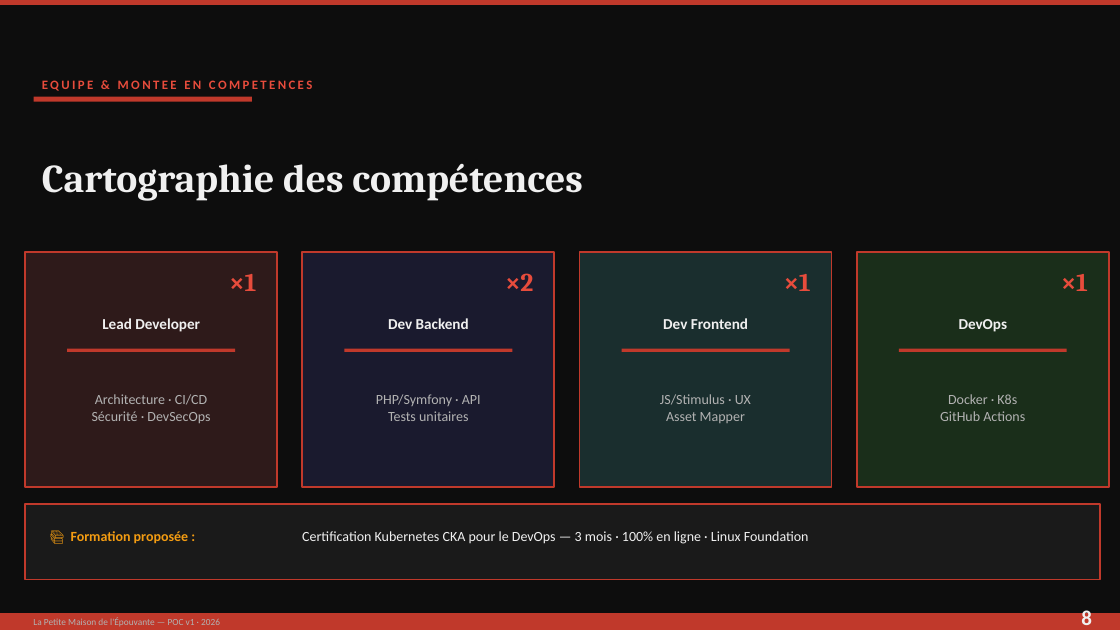
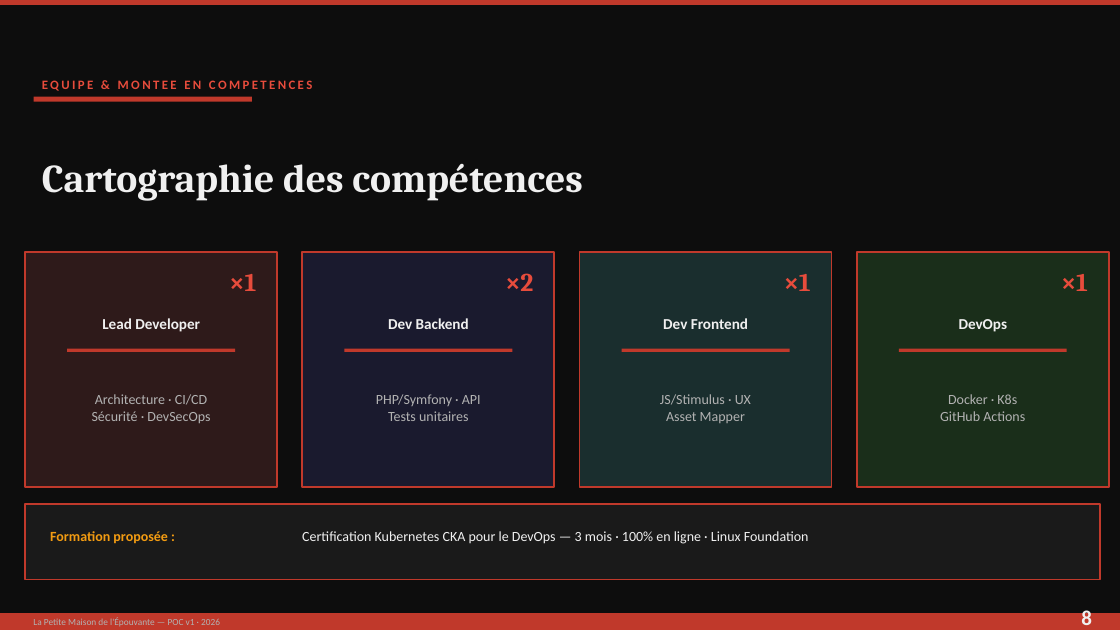
Before and after one commit to Brok3nWings/lpmde, a slide deck: slide 8 of presentation-LPMDE.pptx. Drawn at 1120x630 pixels with LibreOffice and Linux fonts; fonts in the diff are those of the drawing. Boxes give left, top, right and bottom in pixels: in the first picture for what was removed or moved away, otherwise in the second. Text is boxed around its words. In the diff, an @@ line names an element or a change of style, - is before the commit and + after.

```diff
--- a/presentation-LPMDE.pptx
+++ b/presentation-LPMDE.pptx
@@ text at (x1=50, y1=531, x2=167, y2=543): text changed @@
-📚 Formation proposée :
+Formation proposée :
```
Also in this commit, not shown: 9 other slides changed, 1 slide added, 1 slide removed, 2 other files.
